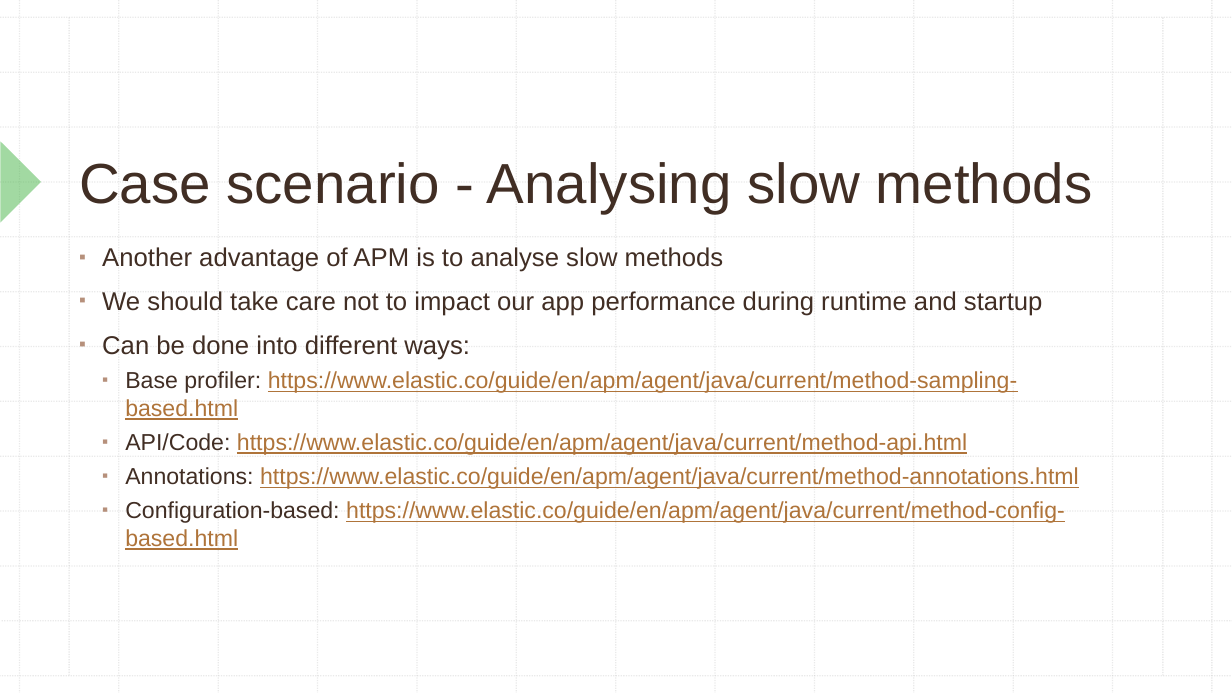
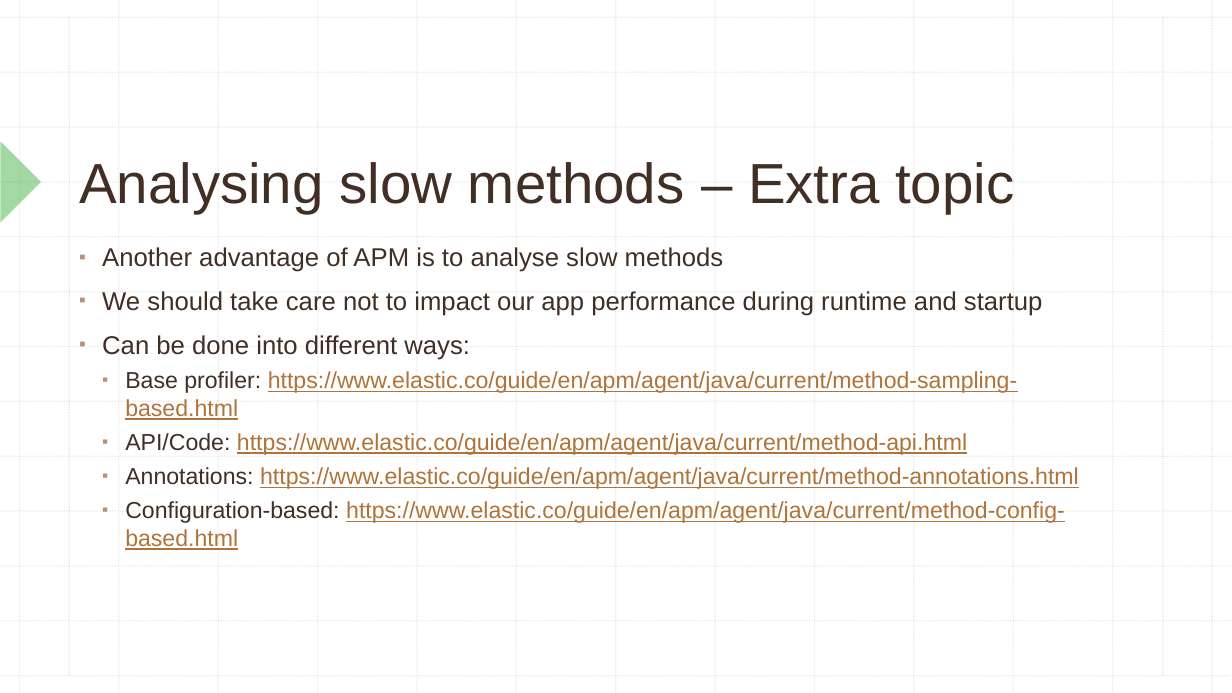
Before and after one commit to viniciustoni/kibana-apm-meetup, a slide deck: slide 9 of Kibana APM.pptx (slide 13 before the commit). Drawn at 1232x693 pixels with LibreOffice and Linux fonts; fonts in the diff are those of the drawing. Boxes give left, top, right and bottom in pixels: in the first picture for what was removed or moved away, otherwise in the second. Text is boxed around its words. In the diff, an @@ line names an element or a change of style, - is before the commit and + after.

```diff
--- a/Kibana APM.pptx
+++ b/Kibana APM.pptx
@@ title at (x1=79, y1=162, x2=1014, y2=213): text changed @@
-Case scenario - Analysing slow methods
+Analysing slow methods – Extra topic
```
Also in this commit, not shown: 4 other slides changed, 6 slides removed, 1 other file.
